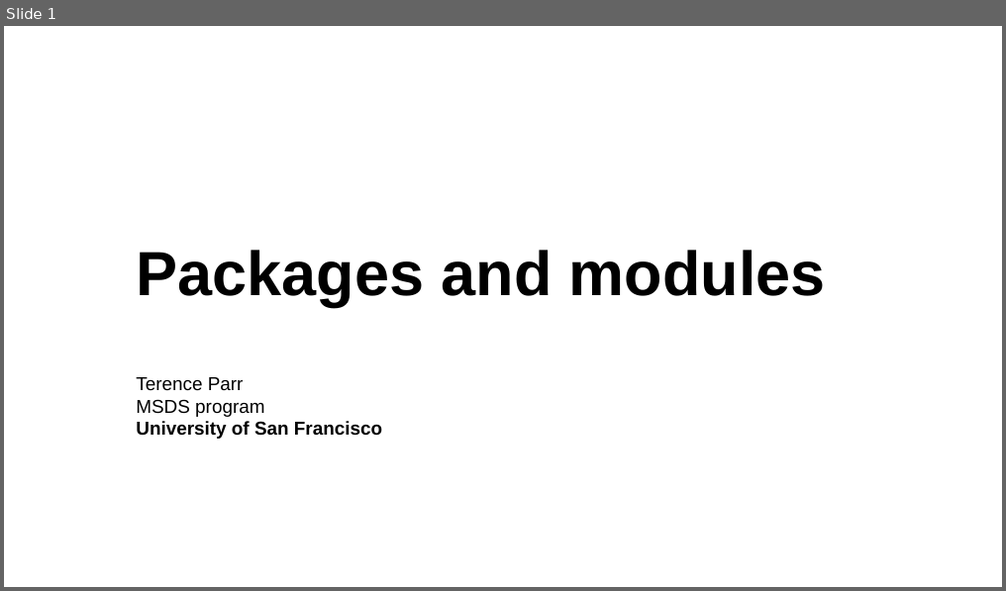
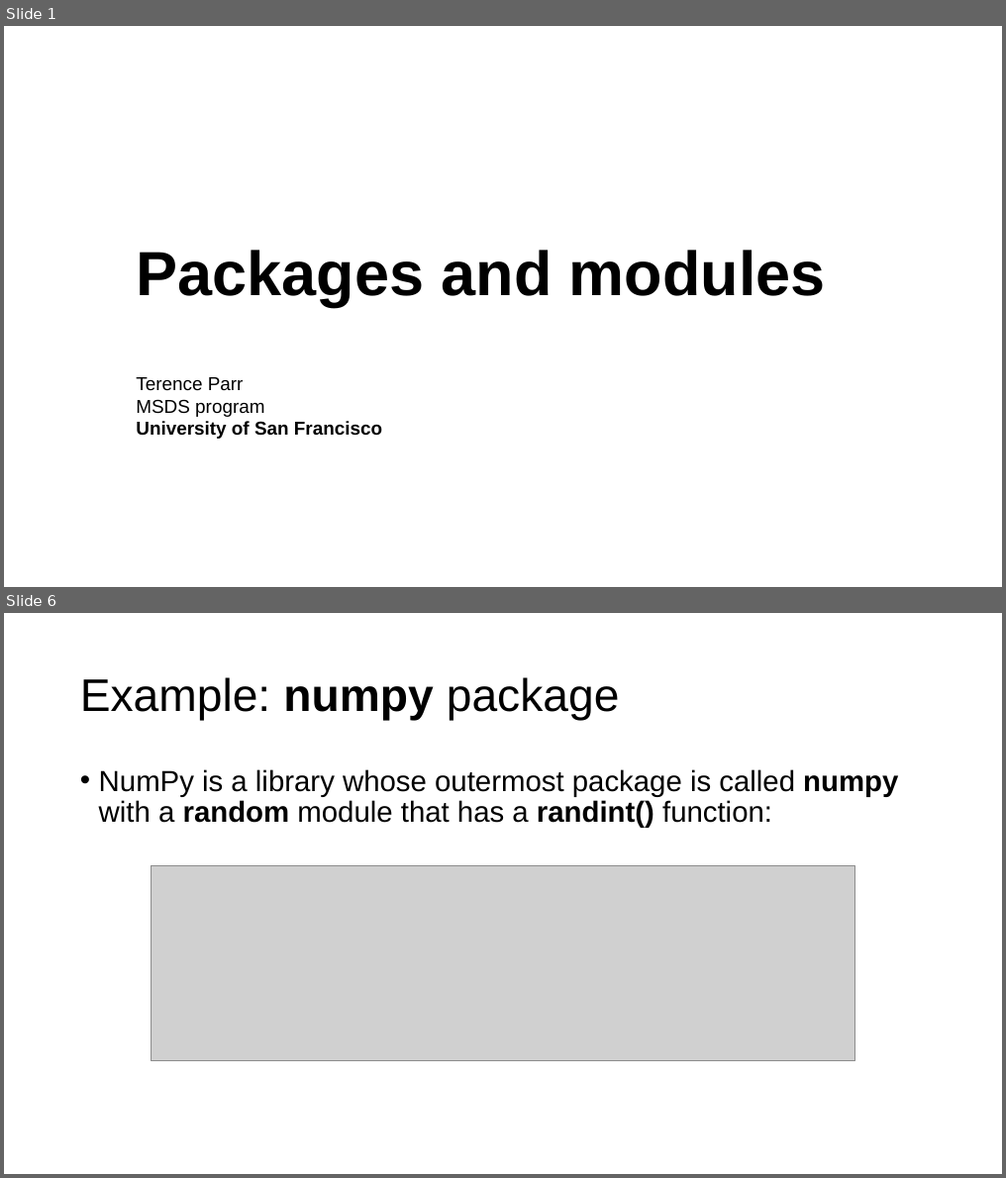
Before and after one commit to parrt/msds501, a slide deck: slides/packages.pptx. Shown one above the other, each under a label of ours: slide 1 before the commit, slides 1 and 6 after it; the slides between them are not shown. The pictures are 1006x591 and 1006x1178 pixels, drawn with LibreOffice and Linux fonts; fonts in the diff are those of the drawing; grey boxes stand for pictures; background and template pictures are left out. Boxes give left, top, right and bottom in pixels: in the first picture for what was removed or moved away, otherwise in the second. Text is boxed around its words. In the diff, an @@ line names an element or a change of style, - is before the commit and + after.

```diff
--- a/slides/packages.pptx
+++ b/slides/packages.pptx
@@ slide 6 added at [4, 613, 1002, 1174], background #FFFFFF @@
@@ title added at [80, 677, 620, 721], 44 pt, text #000000 @@
+Example: numpy package
@@ text added at [99, 769, 898, 828], 28 pt, text #000000 @@
+• NumPy is a library whose outermost package is called numpy with a random module that has a randint() function:
@@ picture added at [151, 866, 856, 1061] @@
```
Also in this commit, not shown: 1 slide changed, 6 other slides added, 1 slide removed, 2 other files.
